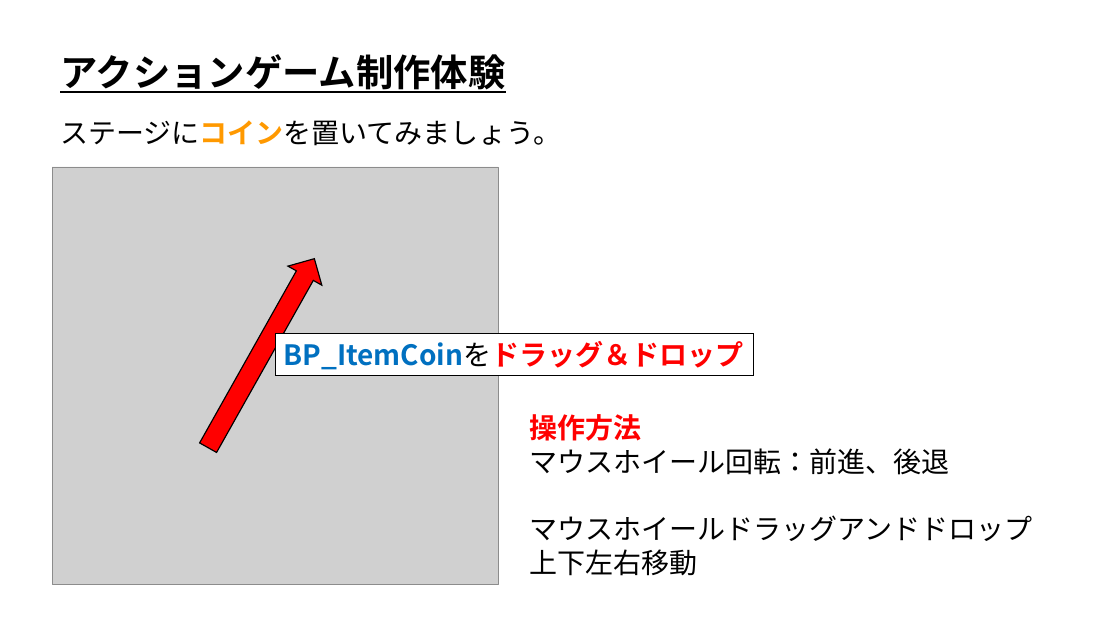
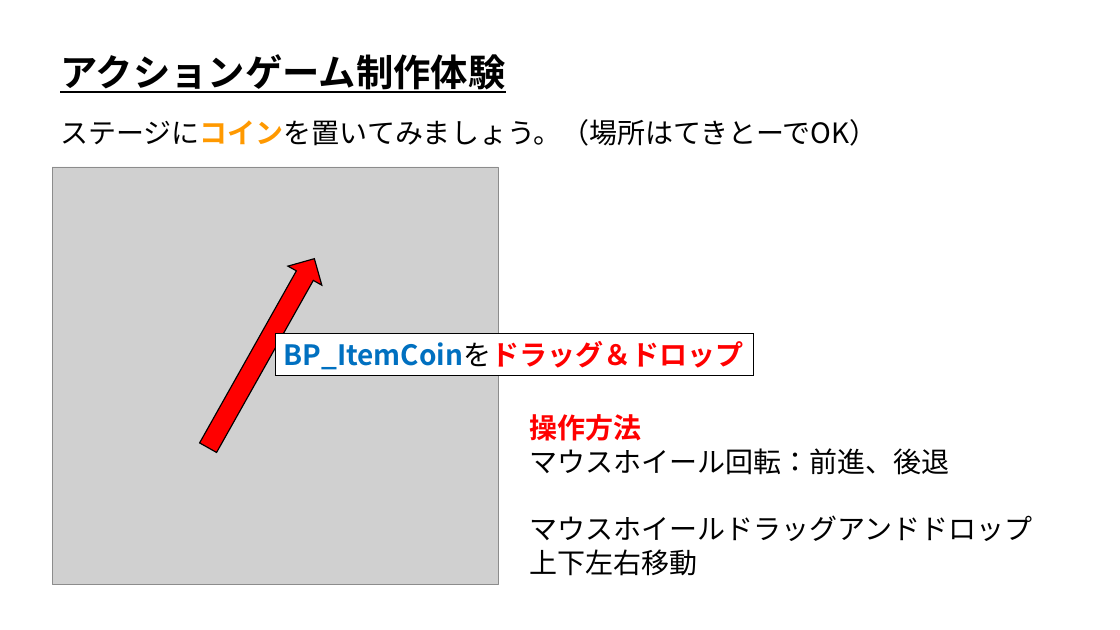
Before and after one commit to ArakiYusuke-Ohara/UnrealEngine, a slide deck: slide 10 of Projects/OpenCanpas01/TrialClass/UE_アクションゲーム制作体験.pptx (slide 6 before the commit). Drawn at 1120x630 pixels with LibreOffice and Linux fonts; fonts in the diff are those of the drawing; grey boxes stand for pictures. Boxes give left, top, right and bottom in pixels: in the first picture for what was removed or moved away, otherwise in the second. Text is boxed around its words. In the diff, an @@ line names an element or a change of style, - is before the commit and + after.

```diff
--- a/Projects/OpenCanpas01/TrialClass/UE_アクションゲーム制作体験.pptx
+++ b/Projects/OpenCanpas01/TrialClass/UE_アクションゲーム制作体験.pptx
@@ text at box(60, 119, 877, 146): text changed @@
-ステージにコインを置いてみましょう。
+ステージにコインを置いてみましょう。（場所はてきとーでOK）
```
Also in this commit, not shown: 8 other slides changed, 5 slides added.
